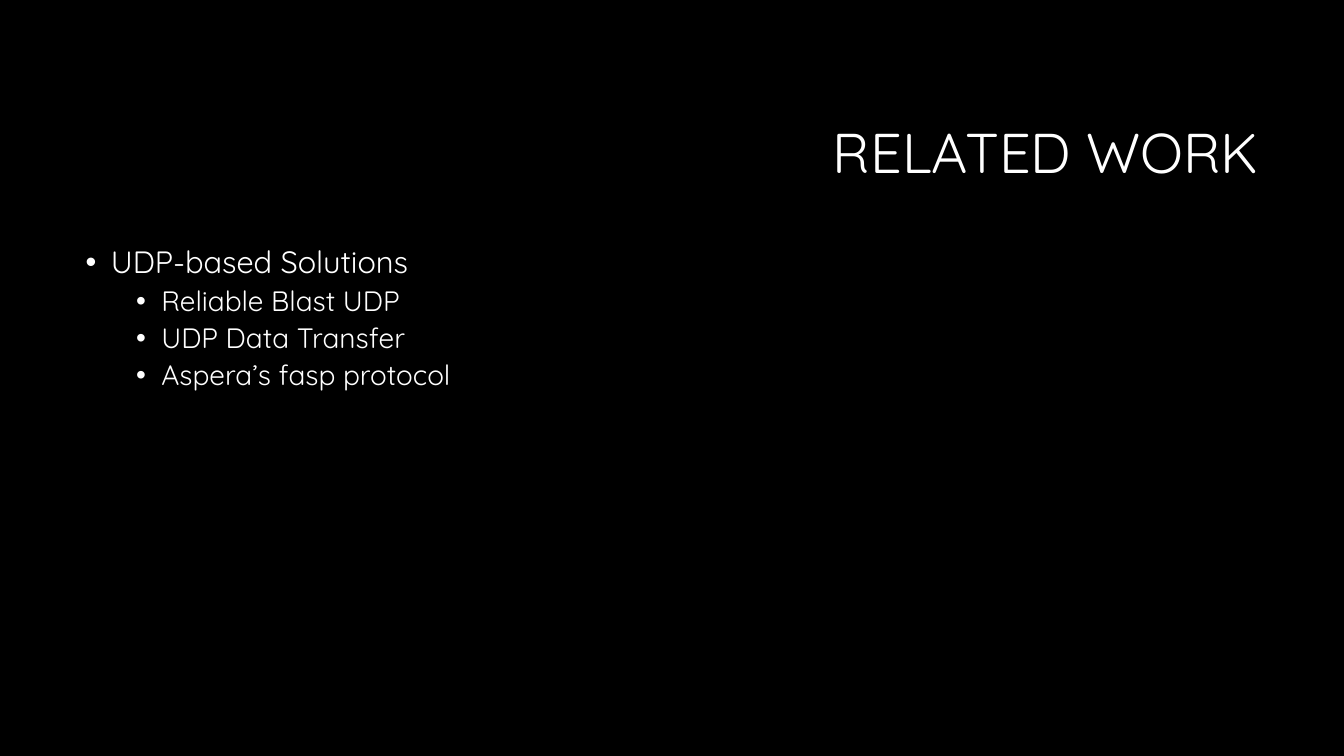
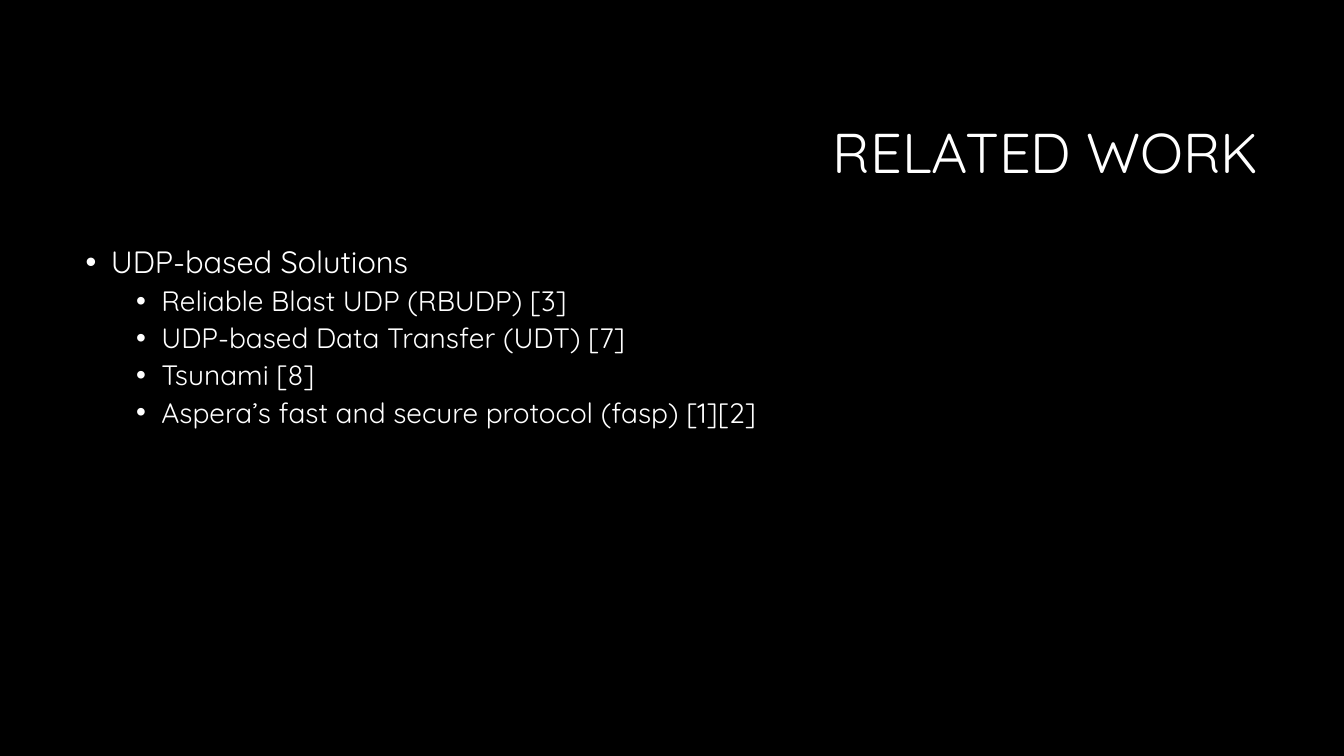
Before and after one commit to czifro-tech/instant-transmission, a slide deck: slide 43 of presentation/Thesis.pptx (slide 41 before the commit). Drawn at 1344x756 pixels with LibreOffice and Linux fonts; fonts in the diff are those of the drawing; background and template pictures are left out. Boxes give left, top, right and bottom in pixels: in the first picture for what was removed or moved away, otherwise in the second. Text is boxed around its words. In the diff, an @@ line names an element or a change of style, - is before the commit and + after.

```diff
--- a/presentation/Thesis.pptx
+++ b/presentation/Thesis.pptx
@@ text at [161,290,756,429]: text changed @@
-  • Reliable Blast UDP
-  • UDP Data Transfer
-  • Aspera’s fasp protocol
+  • Reliable Blast UDP (RBUDP) [3]
+  • UDP-based Data Transfer (UDT) [7]
+  • Tsunami [8]
+  • Aspera’s fast and secure protocol (fasp) [1][2]
```
Also in this commit, not shown: 33 other slides changed, 14 slides added, 2 slides removed, 6 other files.
